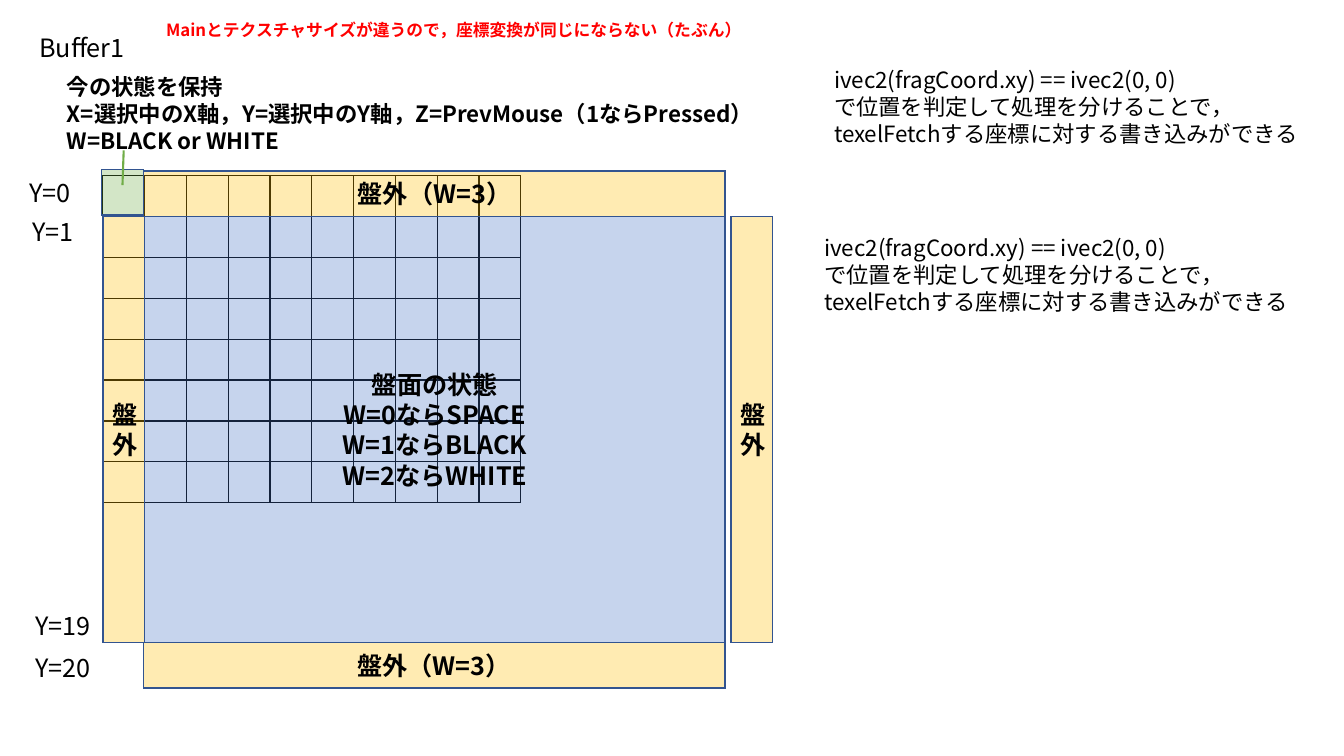
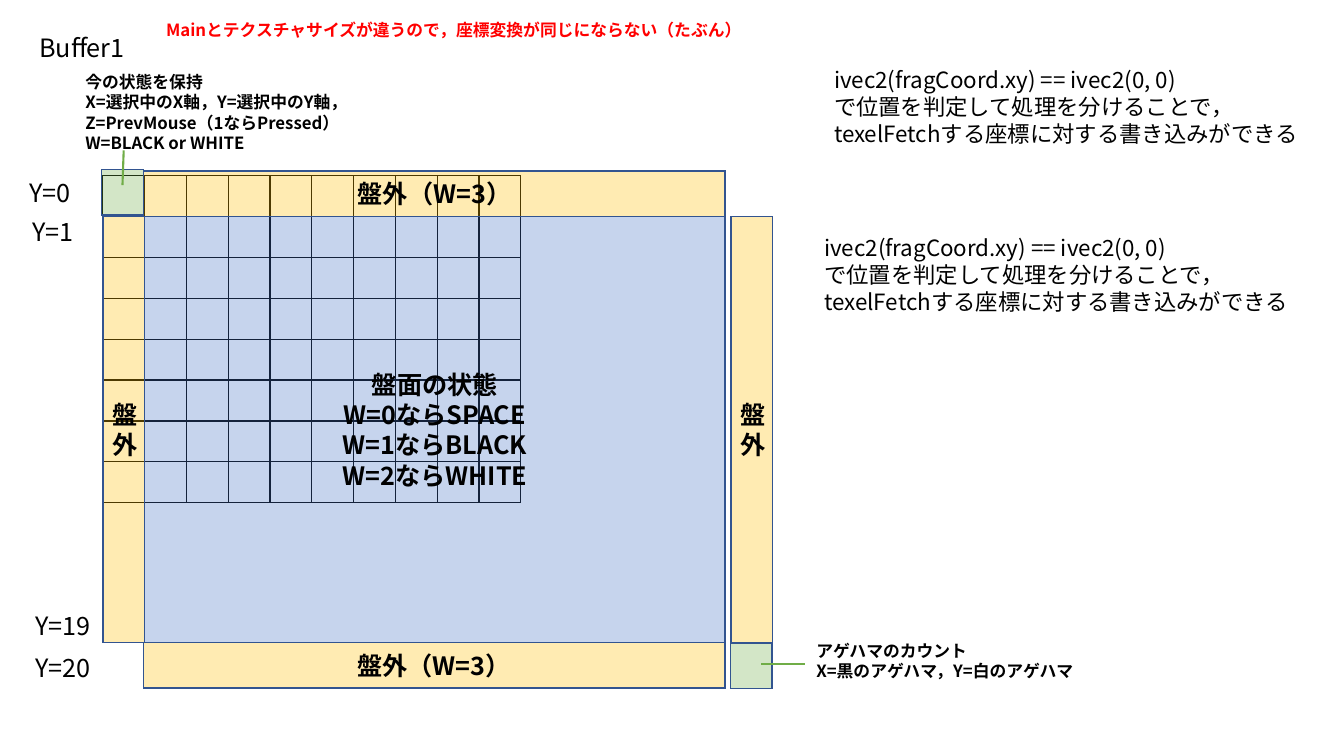
Before and after one commit to mu-777/igo_in_shadertoy, a slide deck: slide 3 of memo.pptx. Drawn at 1344x756 pixels with LibreOffice and Linux fonts; fonts in the diff are those of the drawing. Boxes give left, top, right and bottom in pixels: in the first picture for what was removed or moved away, otherwise in the second. Text is boxed around its words. In the diff, an @@ line names an element or a change of style, - is before the commit and + after.

```diff
--- a/memo.pptx
+++ b/memo.pptx
@@ text "今の状態を保持": place and size @@
-text "今の状態を保持" at (67,76,753,154)
+text "今の状態を保持" at (85,73,347,154)
@@ text at (85,73,244,154): size 16 to 12 pt in "今の状態を保持", "W=BLACK or WHITE" @@
@@ text at (85,93,347,131): text changed; size 16 to 12 pt @@
-X=選択中のX軸，Y=選択中のY軸，Z=PrevMouse（1ならPressed）
+X=選択中のX軸，Y=選択中のY軸，
+Z=PrevMouse（1ならPressed）
@@ rectangle added at (731,643,772,689), fill #70AD47 at 30% opacity, outline #325491 1 pt @@
@@ text added at (816,643,1073,679), 12 pt, text #000000, bold @@
+アゲハマのカウント
+X=黒のアゲハマ，Y=白のアゲハマ
@@ line added from (761, 664) to (806, 664), #70AD47 1.5 pt @@
```
Also in this commit, not shown: 3 other files.
